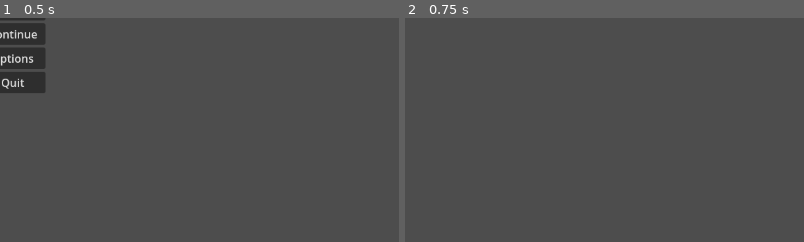
Above: before the commit, frames 1-2 (left to right).
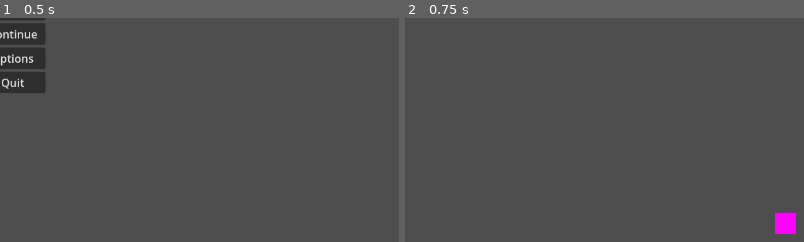
Above: after the commit, the same moments.

Repository: FatalUserK/Mascot-Parody
Game: Godot game, scene res://MainMenu.tscn
Two runs of this game, one before a commit and one after it. Both use one fixed random seed, a clock stepped at 60 frames per second and the inputs below.
Inputs:
- Up to frame 1 (0.5 s): no input
- Up to frame 2 (0.75 s): click "New Game" at 0.5 s
The pictures show only the part of the screen within x 2-52%, y 4-54%; the shares and areas given below are measured in that part.

Frame 1 is identical in both runs. In frame 2, 0.5% of the frame differs, in the area x 92-98%, y 87-97%.

Commit message:
Added camera and camera script
need to work on it when i get home

Diff:
--- /dev/null
+++ b/Camera.gd
@@ -0,0 +1,11 @@
+extends Camera2D
+
+
+# Called when the node enters the scene tree for the first time.
+func _ready():
+	pass # Replace with function body.
+
+
+# Called every frame. 'delta' is the elapsed time since the previous frame.
+func _process(delta):
+	pass
--- a/Level.tscn
+++ b/Level.tscn
@@ -1,3 +1,14 @@
-[gd_scene format=3 uid="uid://b343dorsoy4hy"]
+[gd_scene load_steps=3 format=3 uid="uid://b343dorsoy4hy"]
+
+[ext_resource type="Script" path="res://Camera.gd" id="1_v11ry"]
+
+[sub_resource type="PlaceholderTexture2D" id="PlaceholderTexture2D_63h37"]
+size = Vector2(30, 30)
 
 [node name="Level" type="Node2D"]
+
+[node name="Camera2D" type="Camera2D" parent="."]
+script = ExtResource("1_v11ry")
+
+[node name="Sprite2D" type="Sprite2D" parent="."]
+texture = SubResource("PlaceholderTexture2D_63h37")
